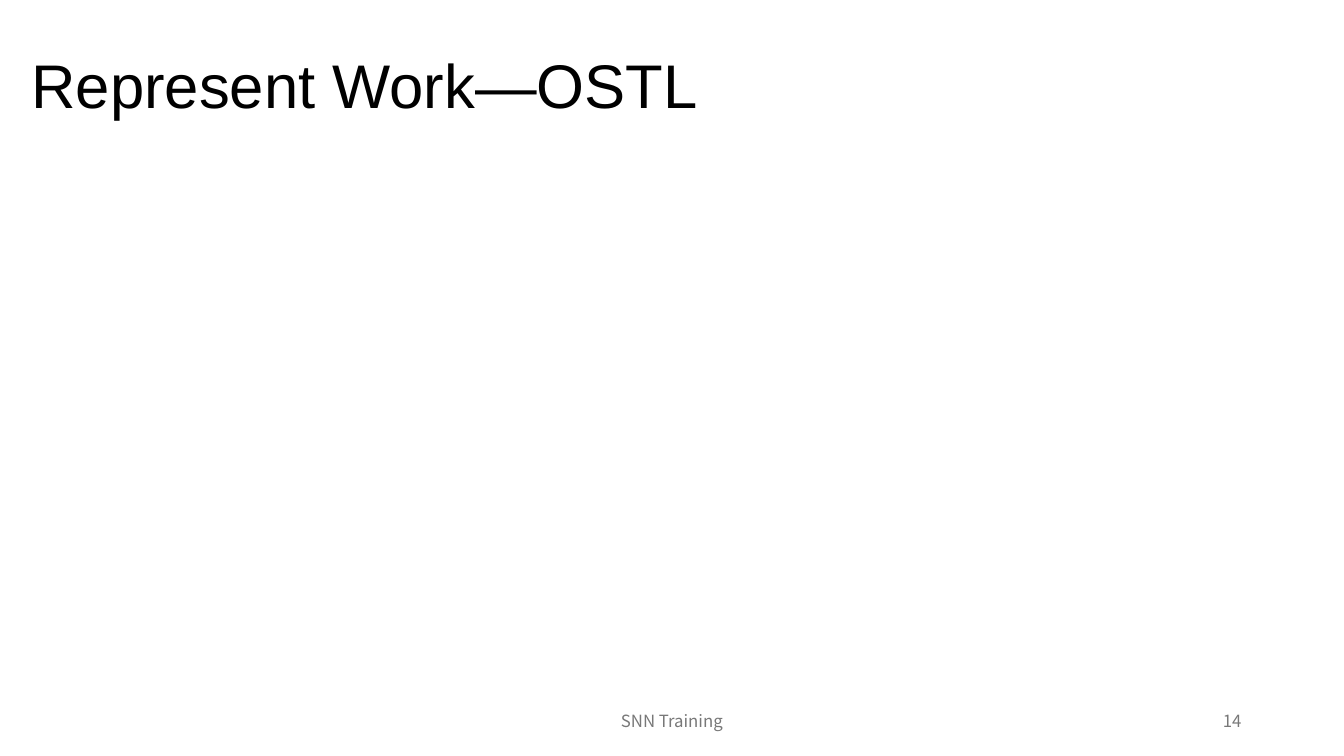
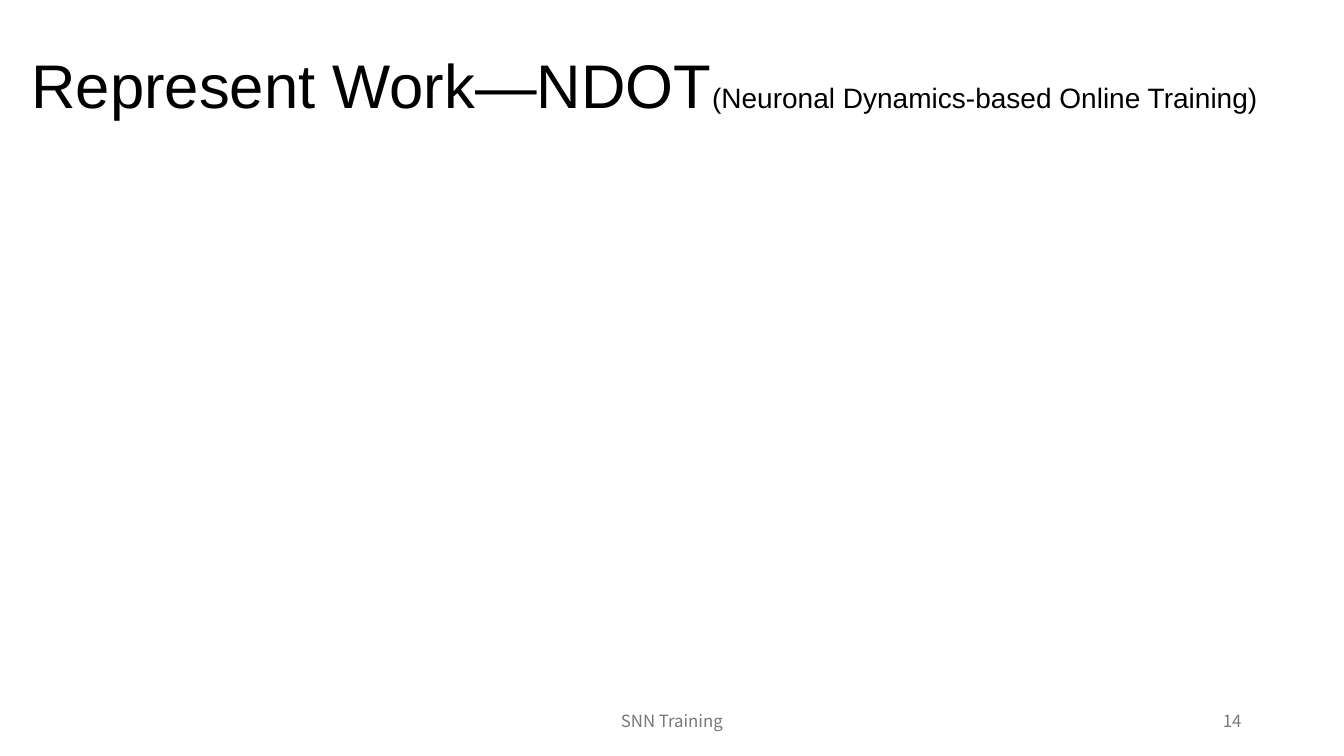
Before and after one commit to Taotu02feather/SNNInformationReconstruction, a slide deck: slide 14 of GroupMeeting&CourseSlide/Slide/Week4_SNN Training.pptx. Drawn at 1344x756 pixels with LibreOffice and Linux fonts; fonts in the diff are those of the drawing. Boxes give left, top, right and bottom in pixels: in the first picture for what was removed or moved away, otherwise in the second. Text is boxed around its words. In the diff, an @@ line names an element or a change of style, - is before the commit and + after.

```diff
--- a/GroupMeeting&CourseSlide/Slide/Week4_SNN Training.pptx
+++ b/GroupMeeting&CourseSlide/Slide/Week4_SNN Training.pptx
@@ title at <box>31,63,1258,119</box>: text changed; size 44 to 20 pt @@
-Represent Work—OSTL
+Represent Work—NDOT(Neuronal Dynamics-based Online Training)
```
Also in this commit, not shown: 2 other slides changed, 1 slide added, 42 other files.
